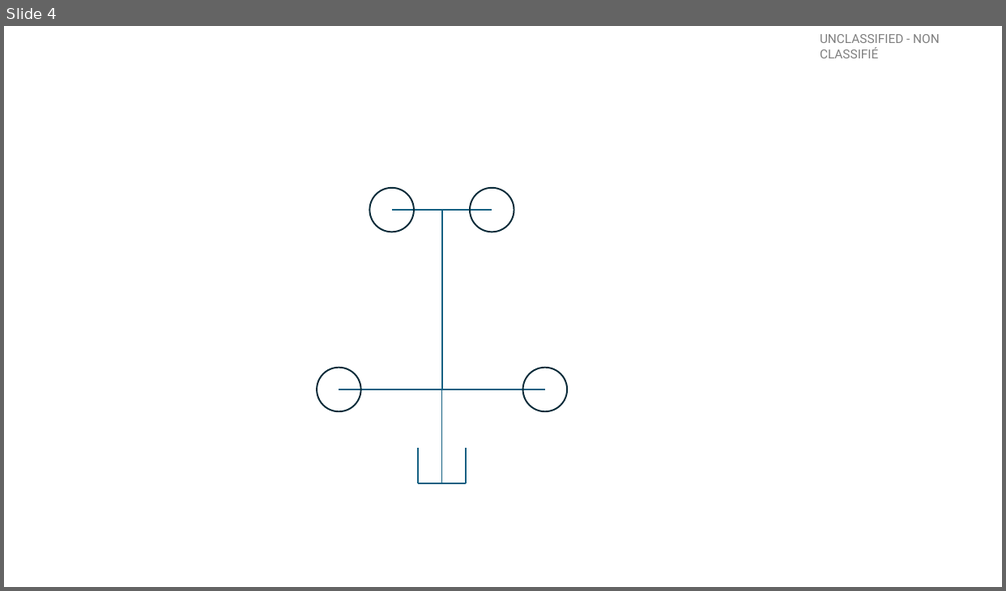
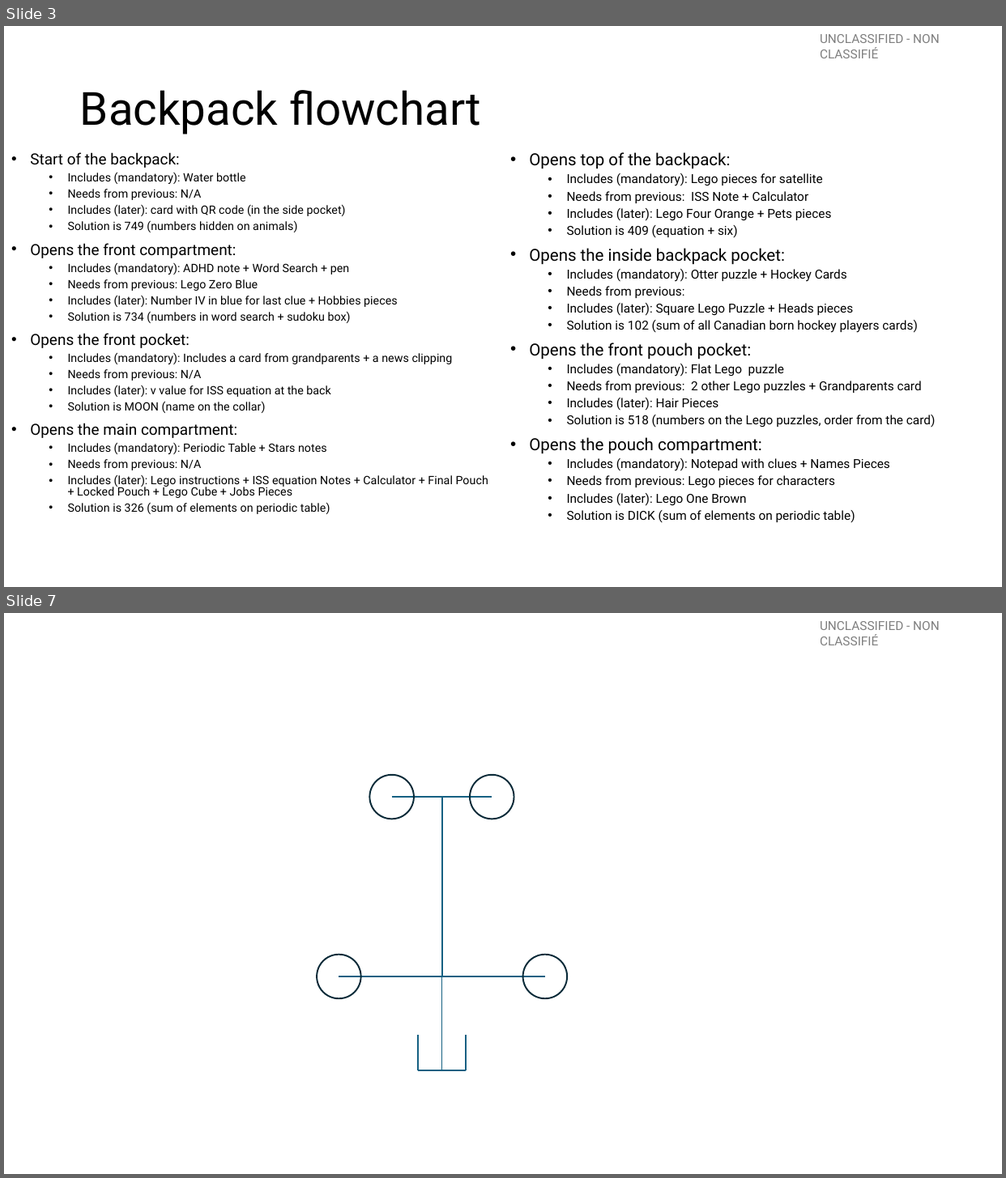
Before and after one commit to OttawaVisuals/EscapeBackpack, a slide deck: Hiking_Trip/Helper_Graphs.pptx. Shown one above the other, each under a label of ours: slide 4 before the commit, slides 3 and 7 after it; the slides between them are not shown. The pictures are 1006x591 and 1006x1178 pixels, drawn with LibreOffice and Linux fonts; fonts in the diff are those of the drawing. Boxes give left, top, right and bottom in pixels: in the first picture for what was removed or moved away, otherwise in the second. Text is boxed around its words. In the diff, an @@ line names an element or a change of style, - is before the commit and + after.

Commit message:
Solutions

```diff
--- a/Hiking_Trip/Helper_Graphs.pptx
+++ b/Hiking_Trip/Helper_Graphs.pptx
@@ slide 3 added at [4,26,1002,587], background #FFFFFF; not listed: 1 template element that a slide beside it also shows @@
@@ title added at [80,90,481,135], 44 pt, text #000000 @@
+Backpack flowchart
@@ text added at [30,152,488,514], 11.1 pt, text #000000 @@
+• Start of the backpack:
+  • Includes (mandatory): Water bottle
+  • Needs from previous: N/A
+  • Includes (later): card with QR code (in the side pocket)
+  • Solution is 749 (numbers hidden on animals)
+• Opens the front compartment:
+  • Includes (mandatory): ADHD note + Word Search + pen
+  • Needs from previous: Lego Zero Blue
+  • Includes (later): Number IV in blue for last clue + Hobbies pieces
+  • Solution is 734 (numbers in word search + sudoku box)
+• Opens the front pocket:
+  • Includes (mandatory): Includes a card from grandparents + a news clipping
+  • Needs from previous: N/A
+  • Includes (later): v value for ISS equation at the back
+  • Solution is MOON (name on the collar)
+• Opens the main compartment:
+  • Includes (mandatory): Periodic Table + Stars notes
+  • Needs from previous: N/A
+  • Includes (later): Lego instructions + ISS equation Notes + Calculator + Final Pouch + Locked Pouch + Lego Cube + Jobs Pieces
+  • Solution is 326 (sum of elements on periodic table)
@@ text added at [529,152,936,523], 12 pt, text #000000 @@
+• Opens top of the backpack:
+  • Includes (mandatory): Lego pieces for satellite
+  • Needs from previous: ISS Note + Calculator
+  • Includes (later): Lego Four Orange + Pets pieces
+  • Solution is 409 (equation + six)
+• Opens the inside backpack pocket:
+  • Includes (mandatory): Otter puzzle + Hockey Cards
+  • Needs from previous:
+  • Includes (later): Square Lego Puzzle + Heads pieces
+  • Solution is 102 (sum of all Canadian born hockey players cards)
+• Opens the front pouch pocket:
+  • Includes (mandatory): Flat Lego puzzle
+  • Needs from previous: 2 other Lego puzzles + Grandparents card
+  • Includes (later): Hair Pieces
+  • Solution is 518 (numbers on the Lego puzzles, order from the card)
+• Opens the pouch compartment:
+  • Includes (mandatory): Notepad with clues + Names Pieces
+  • Needs from previous: Lego pieces for characters
+  • Includes (later): Lego One Brown
+  • Solution is DICK (sum of elements on periodic table)
@@ what was slide 4 is now slide 7 @@
```
Also in this commit, not shown: 2 slides changed, 2 other slides added, 1 other file.
